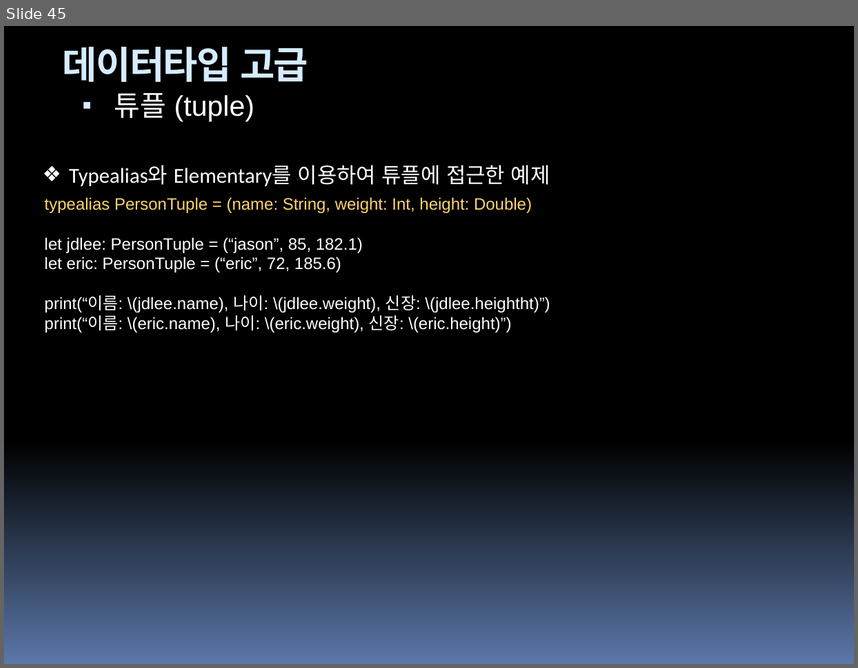
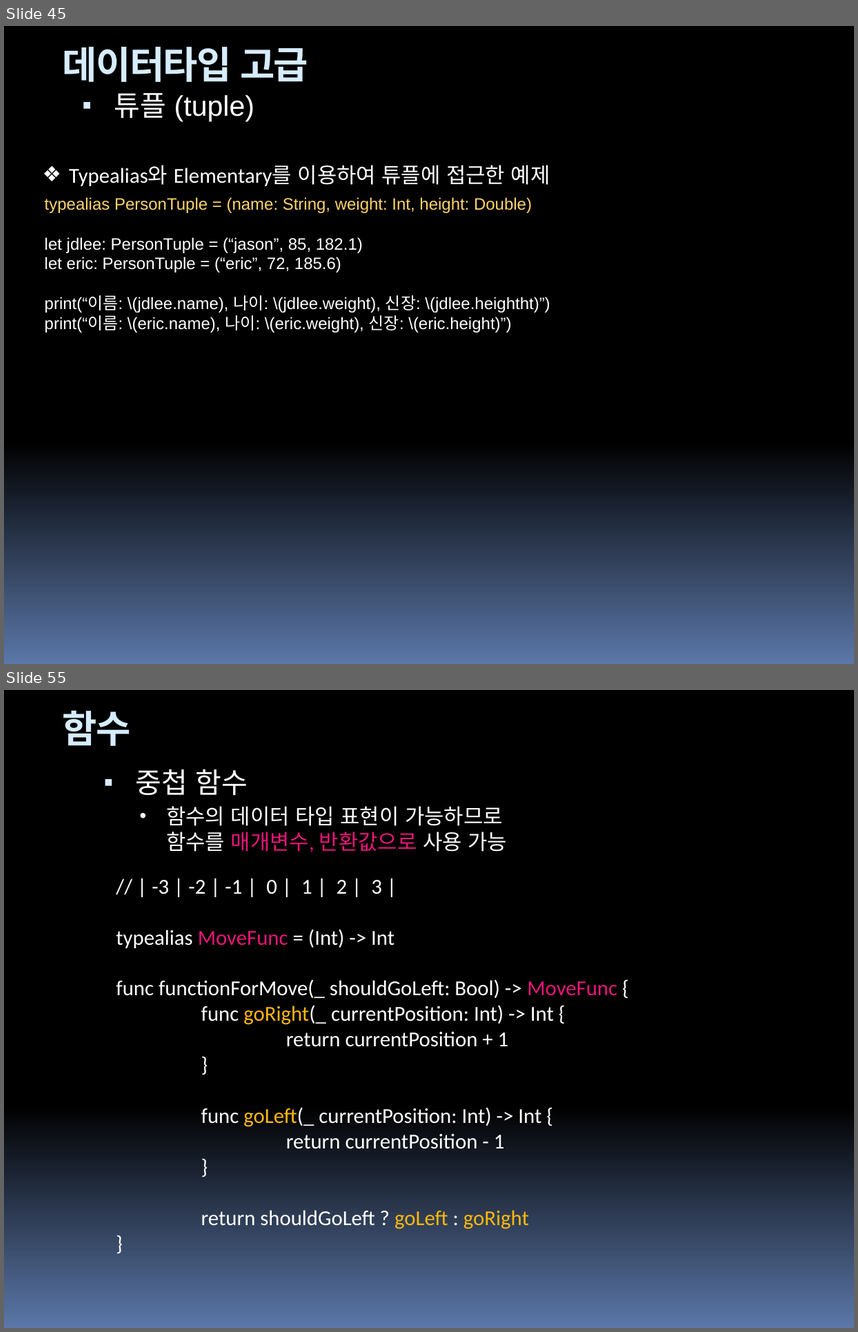
Before and after one commit to hounga13/helloSwift, a slide deck: Swift세미나자료.pptx. Shown one above the other, each under a label of ours: slide 45 before the commit, slides 45 and 55 after it; the slides between them are not shown. The pictures are 858x668 and 858x1332 pixels, drawn with LibreOffice and Linux fonts; fonts in the diff are those of the drawing. Boxes give left, top, right and bottom in pixels: in the first picture for what was removed or moved away, otherwise in the second. Text is boxed around its words. In the diff, an @@ line names an element or a change of style, - is before the commit and + after.

Commit message:
Chapter09. function

```diff
--- a/Swift세미나자료.pptx
+++ b/Swift세미나자료.pptx
@@ slide 55 added at (4, 690, 854, 1328), background gradient #000000 to #5B77A8 @@
@@ title added at (63, 710, 131, 746), 32 pt, text #D6ECFF, bold @@
+함수
@@ rectangle added at (25, 753, 25, 787), fill #000000 @@
@@ rectangle added at (27, 753, 27, 787), fill #000000 @@
@@ rectangle added at (29, 753, 31, 787), fill #000000 @@
@@ rectangle added at (33, 753, 37, 787), fill #000000 @@
@@ text added at (136, 769, 507, 852), 18 pt, text #FFFFFF @@
+▪ 중첩 함수
+  • 함수의 데이터 타입 표현이 가능하므로
+    함수를 매개변수, 반환값으로 사용 가능
@@ text added at (116, 880, 617, 1229), 18 pt, text #FFFFFF @@
+// | -3 | -2 | -1 | 0 | 1 | 2 | 3 |
+typealias MoveFunc = (Int) -> Int
+func functionForMove(_ shouldGoLeft: Bool) -> MoveFunc {
+func goRight(_ currentPosition: Int) -> Int {
+return currentPosition + 1
+}
+func goLeft(_ currentPosition: Int) -> Int {
+return currentPosition - 1
+}
+return shouldGoLeft ? goLeft : goRight
+}
```
Also in this commit, not shown: 32 slides changed, 11 other slides added, 1 other file.
